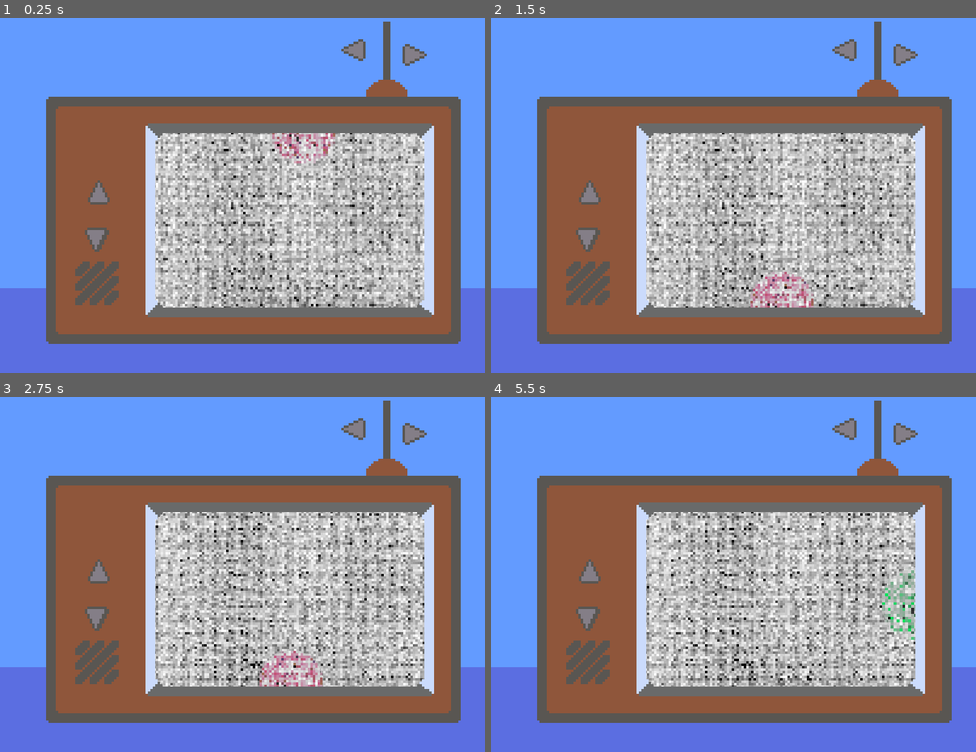
Above: before the commit, frames 1-4 (two rows, left to right).
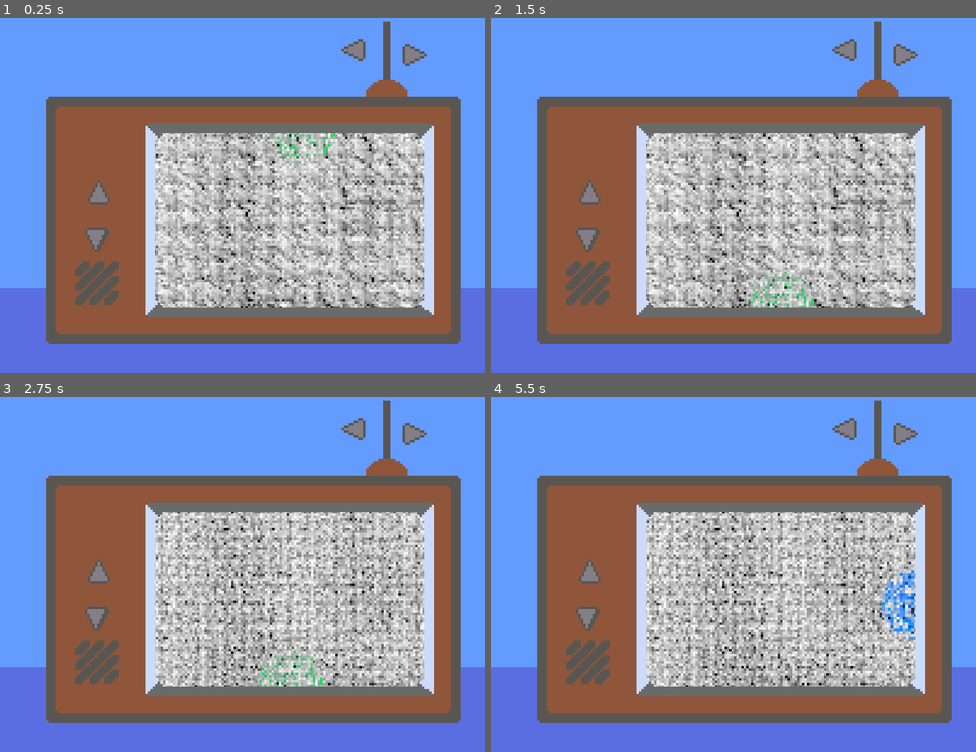
Above: after the commit, the same moments.

Repository: T4g1/gd-wildjam18
Game: Godot game, scene res://levels/puzzles/TVPuzzle.tscn
Same seed, same stepped clock (60 frames per second), same inputs: the game is played once before the commit and once after it. This scene is started directly instead of the project's main scene. Sound files missing from this copy of the repository are replaced by a short silence.
Inputs:
- Up to frame 1 (0.25 s): no input
- Up to frame 2 (1.5 s): tap Enter (ui_accept) at 0.5, 0.77 s; hold E (interact) 0.53-1.28 s; hold Right (ui_right) from 0.53 s (still down); tap E (interact) at 1.35 s
- Up to frame 3 (2.75 s): tap Enter (ui_accept) at 1.52 s; release Right (ui_right) at 2.03 s; hold Left (ui_left) from 2.03 s (still down); hold E (interact) from 2.03 s (still down)
- Up to frame 4 (5.5 s): release Left (ui_left) at 2.78 s; release E (interact) at 2.78 s; hold Right (ui_right) 2.78-4.28 s; tap E (interact) at 2.85, 4.35 s; tap Enter (ui_accept) at 3.02, 3.77, 4.52 s; hold E (interact) 3.53-4.28 s; hold Left (ui_left) 4.28-5.03 s; hold Right (ui_right) from 5.03 s (still down); hold E (interact) from 5.03 s (still down)

The runs differ from the first frame. In frame 1, 16% of the frame differs, in the area x 32-88%, y 32-82%; in frame 2, 16%; in frame 3, 17%; in frame 4, 17%.

Commit message:
[fix] Player Z index

Diff:
--- a/entities/Wife.tscn
+++ b/entities/Wife.tscn
@@ -27,7 +27,6 @@
 
 [node name="Sprite" parent="." index="0"]
 frames = SubResource( 3 )
-frame = 1
 playing = true
 
 [node name="CollisionShape2D" parent="InteractionRange" index="0"]
--- a/levels/puzzles/TVPuzzle.tscn
+++ b/levels/puzzles/TVPuzzle.tscn
@@ -30,11 +30,13 @@
 } ]
 
 [node name="TVPuzzle" type="Node2D"]
+z_index = 2
 script = ExtResource( 1 )
 
 [node name="Screen" type="AnimatedSprite" parent="."]
 position = Vector2( 119.278, 87.3777 )
 frames = SubResource( 1 )
+frame = 2
 playing = true
 
 [node name="Clues" type="Node2D" parent="."]
@@ -42,21 +44,25 @@
 [node name="LeftClue" type="AnimatedSprite" parent="Clues"]
 position = Vector2( 67.3981, 88.9478 )
 frames = ExtResource( 2 )
+frame = 2
 playing = true
 
 [node name="RighClue" type="AnimatedSprite" parent="Clues"]
 position = Vector2( 176.951, 89.3628 )
 frames = ExtResource( 2 )
+frame = 2
 playing = true
 
 [node name="TopClue" type="AnimatedSprite" parent="Clues"]
 position = Vector2( 125.28, 51.6106 )
 frames = ExtResource( 2 )
+frame = 2
 playing = true
 
 [node name="BottomClue" type="AnimatedSprite" parent="Clues"]
 position = Vector2( 120.083, 121.341 )
 frames = ExtResource( 2 )
+frame = 2
 playing = true
 
 [node name="Background" type="Sprite" parent="."]
